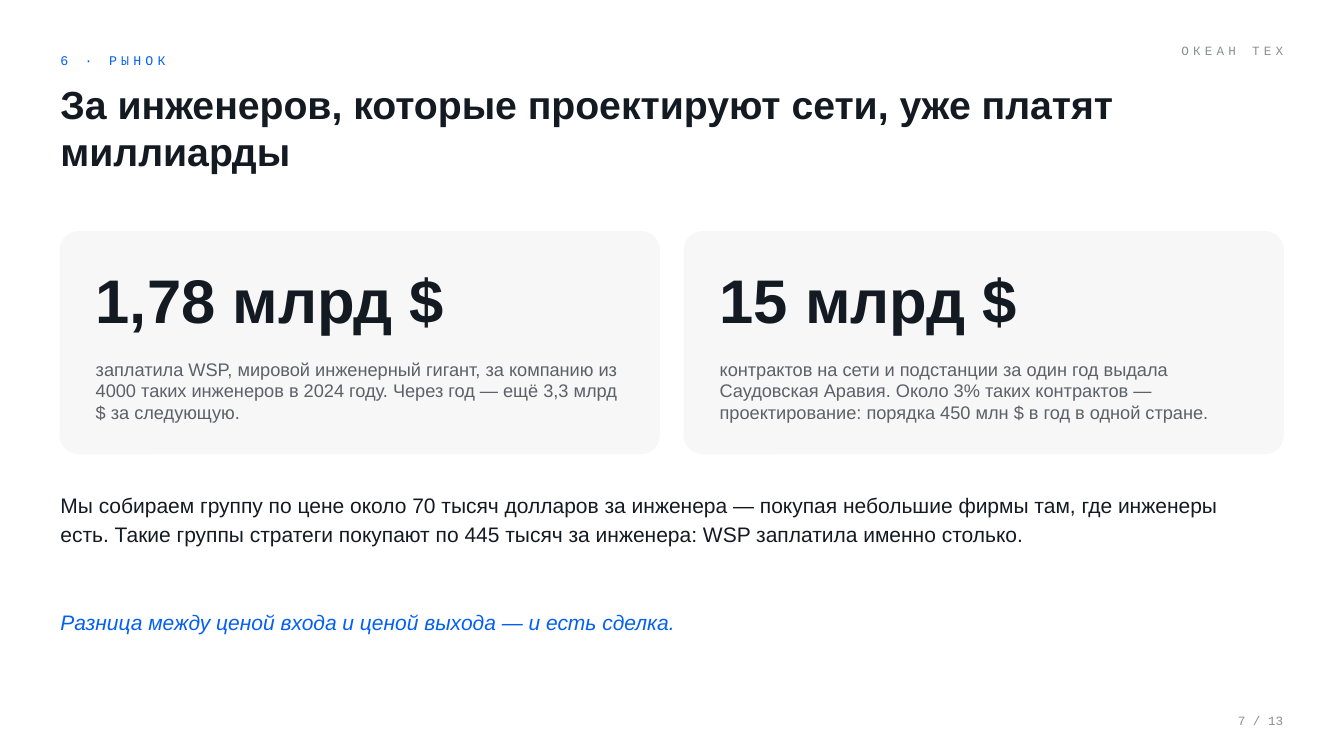
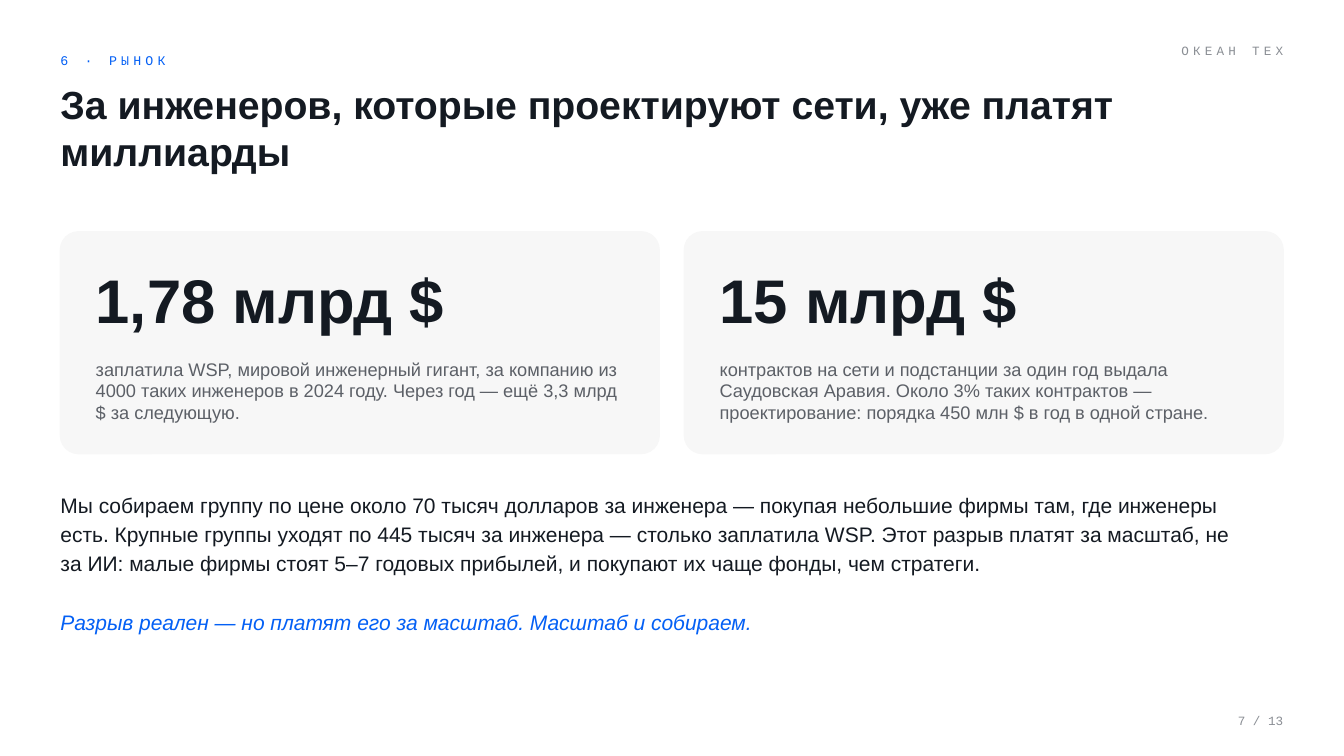
Before and after one commit to komoroshin/research, a slide deck: slide 7 of ai-case-library/research/ventures/grid-plain-deck.pptx. Drawn at 1344x756 pixels with LibreOffice and Linux fonts; fonts in the diff are those of the drawing. Boxes give left, top, right and bottom in pixels: in the first picture for what was removed or moved away, otherwise in the second. Text is boxed around its words. In the diff, an @@ line names an element or a change of style, - is before the commit and + after.

```diff
--- a/ai-case-library/research/ventures/grid-plain-deck.pptx
+++ b/ai-case-library/research/ventures/grid-plain-deck.pptx
@@ text at bbox=[60, 497, 1229, 576]: text changed @@
-Мы собираем группу по цене около 70 тысяч долларов за инженера — покупая небольшие фирмы там, где инженеры есть. Такие группы стратеги покупают по 445 тысяч за инженера: WSP заплатила именно столько.
+Мы собираем группу по цене около 70 тысяч долларов за инженера — покупая небольшие фирмы там, где инженеры есть. Крупные группы уходят по 445 тысяч за инженера — столько заплатила WSP. Этот разрыв платят за масштаб, не за ИИ: малые фирмы стоят 5–7 годовых прибылей, и покупают их чаще фонды, чем стратеги.
@@ text at bbox=[60, 614, 752, 635]: text changed @@
-Разница между ценой входа и ценой выхода — и есть сделка.
+Разрыв реален — но платят его за масштаб. Масштаб и собираем.
```
Also in this commit, not shown: 5 other slides changed, 48 other files.
